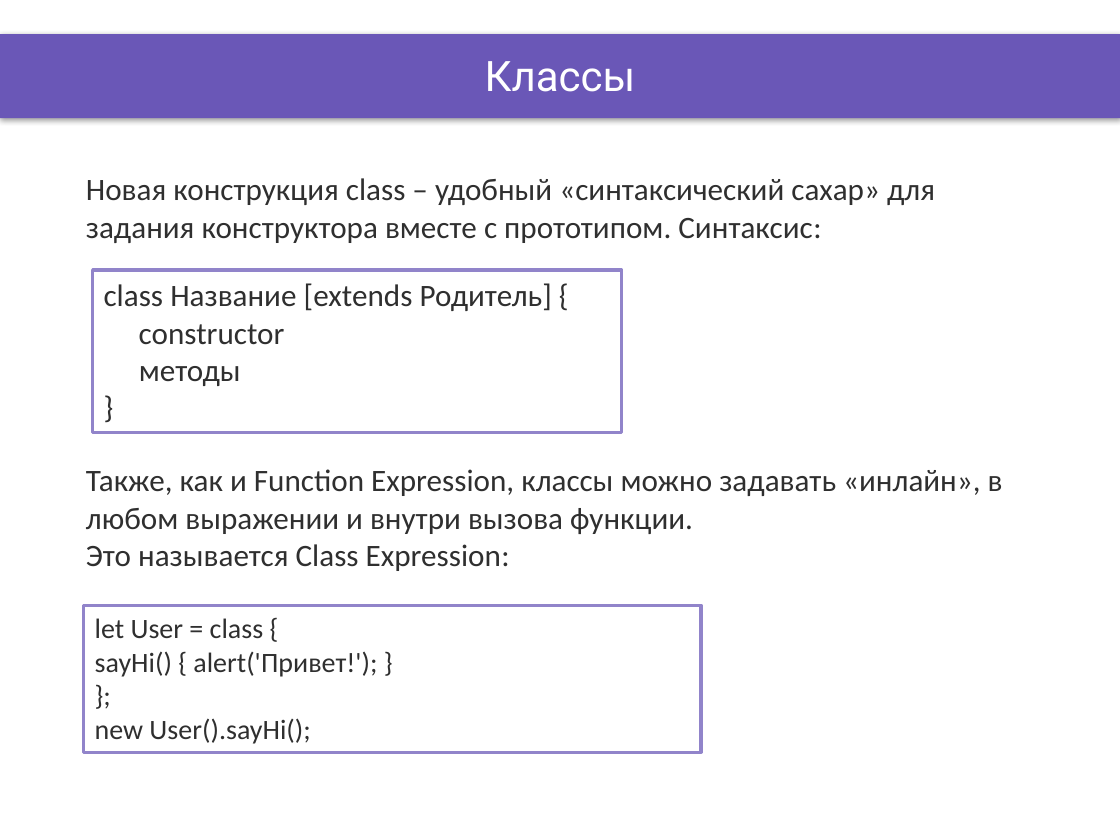
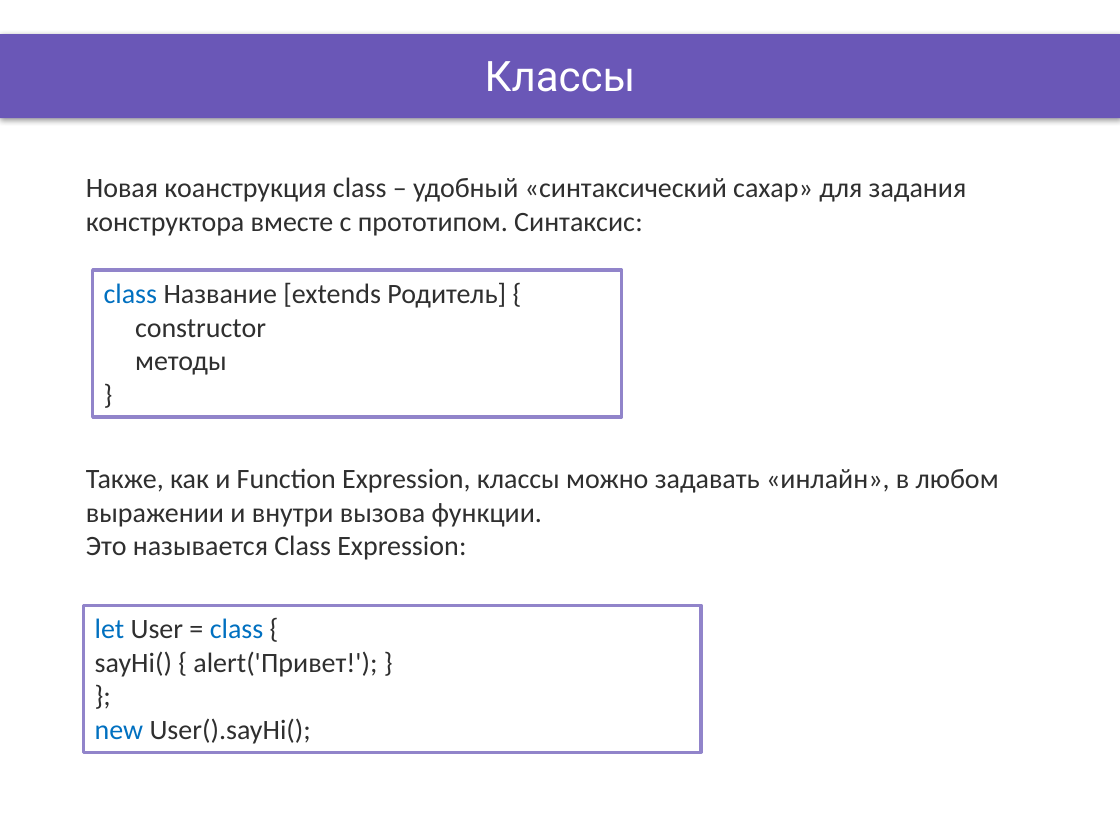
Before and after one commit to DinamickaDevelopment/ignite, a slide deck: slide 6 of ReactJS/lesson_22/Presentation/ES6_7.pptx. Drawn at 1120x840 pixels with LibreOffice and Linux fonts; fonts in the diff are those of the drawing; background and template pictures are left out. Boxes give left, top, right and bottom in pixels: in the first picture for what was removed or moved away, otherwise in the second. Text is boxed around its words. In the diff, an @@ line names an element or a change of style, - is before the commit and + after.

Commit message:
update

```diff
--- a/ReactJS/lesson_22/Presentation/ES6_7.pptx
+++ b/ReactJS/lesson_22/Presentation/ES6_7.pptx
@@ text at bbox=[86, 177, 967, 236]: text changed; size 20 to 18 pt @@
-Новая конструкция class – удобный «синтаксический сахар» для задания конструктора вместе с прототипом. Синтаксис:
+Новая коaнструкция class – удобный «синтаксический сахар» для задания конструктора вместе с прототипом. Синтаксис:
@@ rectangle "class Название [extends Родитель] {": place and size @@
-rectangle "class Название [extends Родитель] {" at bbox=[93, 270, 622, 432]
+rectangle "class Название [extends Родитель] {" at bbox=[93, 270, 622, 417]
@@ rectangle "class Название [extends Родитель] {" at bbox=[93, 270, 622, 417]: size 20 to 18 pt; text colour #2F2F2F to #0070C0 in "class" @@
@@ text "Также, как и Function Expression, ..." at bbox=[86, 468, 999, 560]: size 20 to 18 pt @@
@@ text in rectangle at bbox=[95, 618, 311, 744]: text colour #2F2F2F to #0070C0 in "let class", "new" @@
```
Also in this commit, not shown: 5 other slides changed.
